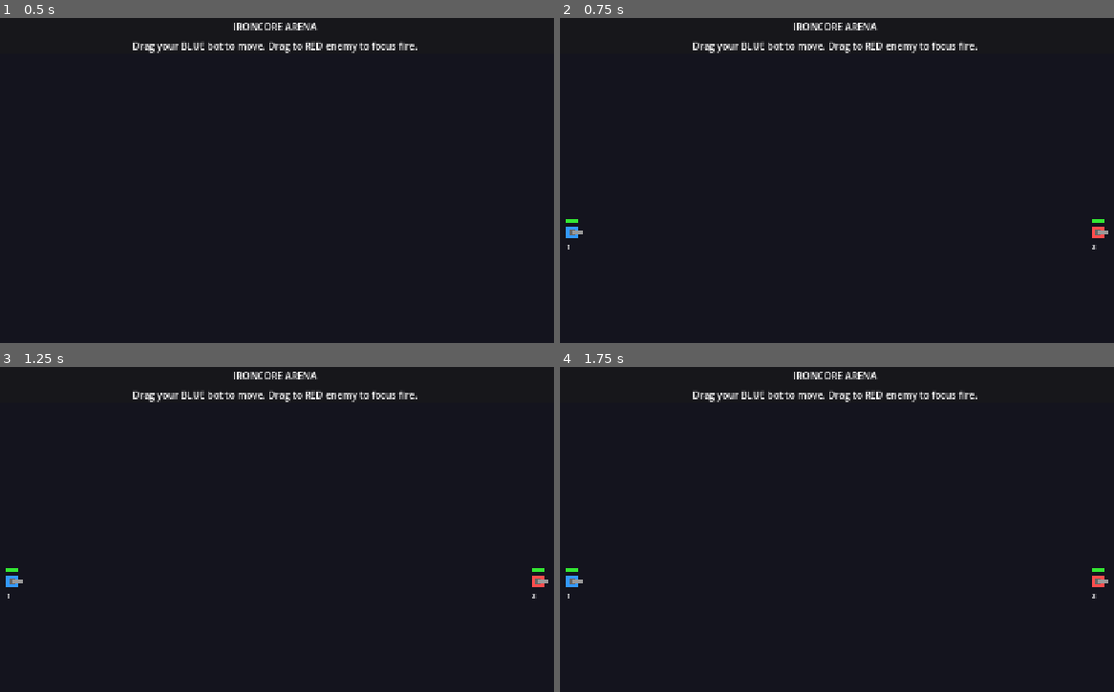
Above: before the commit, frames 1-4 (two rows, left to right).
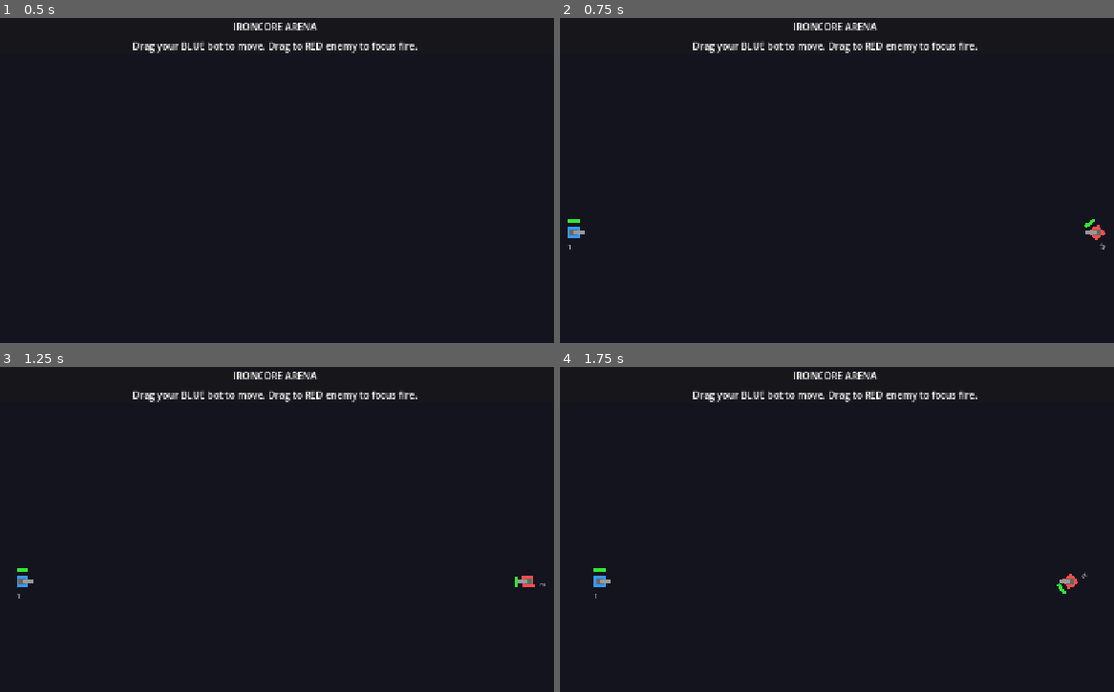
Above: after the commit, the same moments.

Repository: Ostn-DX/ironcore-arena
Game: Godot game, scene res://scenes/main.tscn
Same seed, same stepped clock (60 frames per second), same inputs: the game is played once before the commit and once after it.
Inputs (mouse positions are in pixels of both pictures, inside the frame that each line leads up to):
- Up to frame 1 (0.5 s): no input
- Up to frame 2 (0.75 s): tap Enter at 0.5 s; move the mouse to (1003, 209) at 0.52 s; hold Shift from 0.53 s (still down); click (1003, 209) at 0.67 s
- Up to frame 3 (1.25 s): keep holding Shift
- Up to frame 4 (1.75 s): release Shift at 1.25 s; drag from (681, 604) to (798, 666) at 1.27 s

Frame 1 is identical in both runs. In frame 2, 0.2% of the frame differs, in the area x 1-99%, y 61-72%; in frame 3, 0.4%; in frame 4, 0.5%.

Commit message:
Increase detection range, add kiting AI, increase weapon ranges 50%, add accuracy spread

Diff:
--- a/project/autoload/SimulationManager.gd
+++ b/project/autoload/SimulationManager.gd
@@ -309,36 +309,29 @@
 	var dist: float = to_target.length()
 	var dir: Vector2 = to_target.normalized()
 
-	# Get preferred range from weapons
-	var optimal_range: float = _get_optimal_range(bot)
+	# Get MAX range from weapons (not optimal) — want to stay at distance
+	var max_weapon_range: float = _get_max_weapon_range(bot)
 	var profile: Dictionary = bot.ai_profile
 	var preferred: String = profile.get("preferred_range", "medium")
 
 	var desired_vel: Vector2 = Vector2.ZERO
 
-	if preferred == "close":
-		if dist > optimal_range * 0.5:
-			desired_vel = dir * bot.current_speed
-		else:
-			desired_vel = Vector2.ZERO
-	elif preferred == "far":
-		if dist < optimal_range * 0.7:
-			desired_vel = -dir * bot.current_speed  # Kite back
-		elif dist > optimal_range:
-			desired_vel = dir * bot.current_speed
-		else:
-			desired_vel = Vector2.ZERO
-	else:  # medium
-		if dist > optimal_range * 1.2:
-			desired_vel = dir * bot.current_speed
-		elif dist < optimal_range * 0.8:
-			desired_vel = -dir * bot.current_speed
-		else:
-			# Strafe
-			var strafe_dir: Vector2 = Vector2(-dir.y, dir.x)
-			if bot.sim_id % 2 == 0:
-				strafe_dir = -strafe_dir
-			desired_vel = strafe_dir * bot.current_speed * 0.5
+	# All bots try to stay at max range (kiting behavior)
+	var ideal_dist: float = max_weapon_range * 0.9  # 90% of max range
+	var buffer: float = 50.0  # Dead zone buffer
+
+	if dist > ideal_dist + buffer:
+		# Too far, move closer
+		desired_vel = dir * bot.current_speed
+	elif dist < ideal_dist - buffer:
+		# Too close, back up (kite)
+		desired_vel = -dir * bot.current_speed * 0.8  # Slower when backing up
+	else:
+		# In ideal range, strafe to avoid fire
+		var strafe_dir: Vector2 = Vector2(-dir.y, dir.x)
+		if bot.sim_id % 2 == 0:
+			strafe_dir = -strafe_dir
+		desired_vel = strafe_dir * bot.current_speed * 0.6
 
 	# Apply acceleration
 	bot.velocity = bot.velocity.move_toward(desired_vel, bot.current_accel * DT)
@@ -352,6 +345,15 @@
 		target_rot = rad_to_deg(bot.velocity.angle())
 
 	bot.rotation = _lerp_angle_deg(bot.rotation, target_rot, bot.base_turn_rate * DT / 180.0)
+
+
+func _get_max_weapon_range(bot) -> float:
+	var max_range: float = 100.0  # Minimum fallback
+	for w in bot.weapons:
+		var wpn_data: Dictionary = w["data"]
+		var stats: Dictionary = wpn_data.get("stats", {})
+		max_range = max(max_range, stats.get("range_max", 100.0))
+	return max_range
 
 
 func _ai_move_to_position(bot, target_pos: Vector2) -> void:
@@ -517,8 +519,22 @@
 		# Instant hit
 		_resolve_beam_hit(bot, target, wpn_data)
 	else:
-		# Spawn projectile
-		var direction: Vector2 = (target.position - bot.position).normalized()
+		# Spawn projectile with accuracy spread
+		var base_direction: Vector2 = (target.position - bot.position).normalized()
+
+		# Apply accuracy spread
+		var accuracy: float = wpn_stats.get("accuracy", 0.7)
+		accuracy += bot.accuracy_bonus
+		accuracy = clamp(accuracy, 0.1, 1.0)
+
+		# Convert accuracy to max angle deviation (0.1 accuracy = 15 degrees, 1.0 = 0 degrees)
+		var max_spread_deg: float = (1.0 - accuracy) * 30.0  # Max 30 degrees spread
+		var spread_deg: float = rng.randf_range(-max_spread_deg, max_spread_deg)
+		var spread_rad: float = deg_to_rad(spread_deg)
+
+		# Rotate direction by spread angle
+		var direction: Vector2 = base_direction.rotated(spread_rad)
+
 		_spawn_projectile(bot, direction, wpn_data)
 
 
--- a/project/data/slice/parts_slice.json
+++ b/project/data/slice/parts_slice.json
@@ -48,9 +48,9 @@
     "stats": {
       "damage_per_shot": 8,
       "fire_rate": 3.0,
-      "range_min": 10,
-      "range_optimal": 60,
-      "range_max": 100,
+      "range_min": 15,
+      "range_optimal": 90,
+      "range_max": 150,
       "accuracy": 0.7,
       "projectile_speed": 400.0,
       "projectile_type": "ballistic",
@@ -70,9 +70,9 @@
     "stats": {
       "damage_per_shot": 25,
       "fire_rate": 0.8,
-      "range_min": 15,
-      "range_optimal": 70,
-      "range_max": 110,
+      "range_min": 22,
+      "range_optimal": 105,
+      "range_max": 165,
       "accuracy": 0.8,
       "projectile_speed": 300.0,
       "projectile_type": "ballistic",
@@ -93,8 +93,8 @@
       "damage_per_shot": 12,
       "fire_rate": 2.0,
       "range_min": 0,
-      "range_optimal": 40,
-      "range_max": 60,
+      "range_optimal": 60,
+      "range_max": 90,
       "accuracy": 1.0,
       "projectile_speed": 0,
       "projectile_type": "beam",
@@ -114,9 +114,9 @@
     "stats": {
       "damage_per_shot": 35,
       "fire_rate": 0.5,
-      "range_min": 20,
-      "range_optimal": 80,
-      "range_max": 130,
+      "range_min": 30,
+      "range_optimal": 120,
+      "range_max": 195,
       "accuracy": 0.65,
       "projectile_speed": 250.0,
       "projectile_type": "ballistic",
--- a/project/src/entities/bot.gd
+++ b/project/src/entities/bot.gd
@@ -32,7 +32,7 @@
 var weapon_cooldown_ticks: int = 0
 
 # Sensors
-var detection_range: float = 600.0  # Increased from 200 so bots can find each other
+var detection_range: float = 1200.0  # Increased so bots see each other across arena
 var accuracy_bonus: float = 0.0
 
 # AI state
